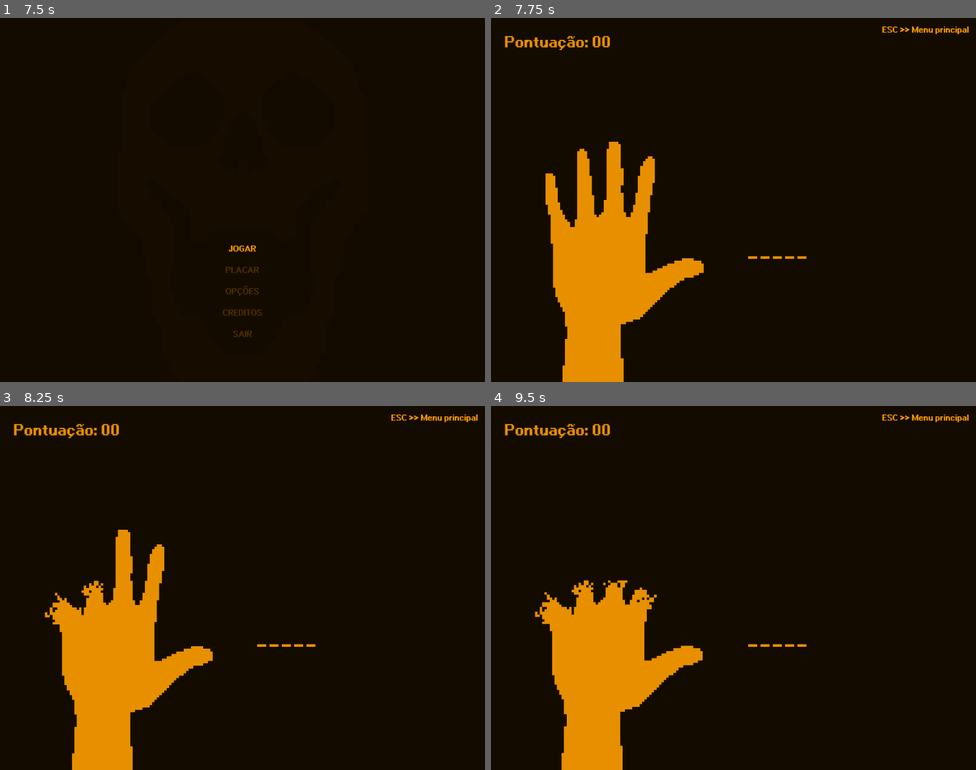
Above: before the commit, frames 1-4 (two rows, left to right).
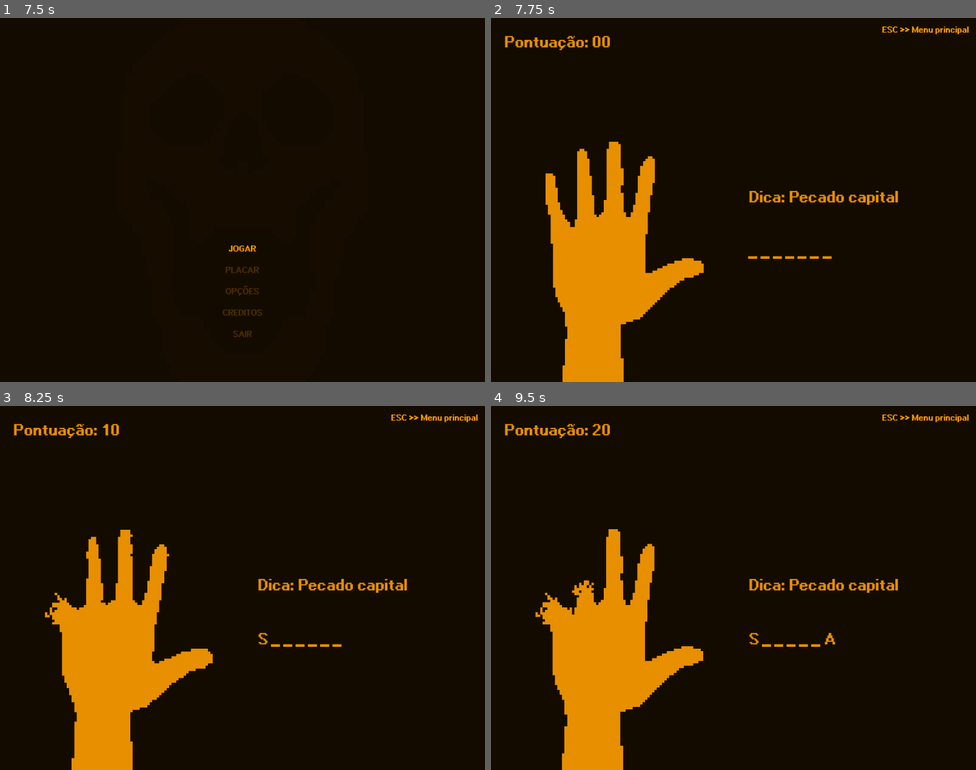
Above: after the commit, the same moments.

Repository: Pedro-Favela/HandMan
Game: Godot game, scene res://Scenes/splash_screen.tscn
The game is run twice, just before and just after one commit, with the same random seed, the same clock (stepped at 60 frames per second) and the same inputs.
Inputs:
- Up to frame 1 (7.5 s): tap Enter (ui_accept) at 0.5, 0.6, 0.77, 1.07, 1.25, 1.52, 1.55, 1.82, 2, 2.3, 2.85, 3.02, 3.32, 3.77, 3.8, 4.07, 4.52, 4.55, 4.82, 5.1, 5.75, 6.02, 6.05, 6.32, 6.5, 6.77, 6.8, 7.07, 7.25, 7.35 s; hold S 1.28-2.03 s; tap Z at 1.35, 3.6, 5.85 s; tap N at 2.1, 4.35, 6.6 s; hold A 3.53-5.03 s; tap Escape at 4.15 s; hold S 5.03-5.78 s
- Up to frame 2 (7.75 s): tap Enter (ui_accept) at 7.52 s
- Up to frame 3 (8.25 s): tap Enter (ui_accept) at 7.82 s; hold S from 8.03 s (still down); tap Z at 8.1 s
- Up to frame 4 (9.5 s): tap Enter (ui_accept) at 8.3, 9.02, 9.05, 9.32 s; release S at 8.78 s; hold A from 8.78 s (still down); tap N at 8.85 s

Frame 1 is identical in both runs. In frame 2, 0.5% of the frame differs, in the area x 53-84%, y 47-67%; in frame 3, 1.6%; in frame 4, 1.9%, in the area x 9-84%, y 5-100%.

Commit message:
Added hints

Diff:
--- a/Scenes/main.tscn
+++ b/Scenes/main.tscn
@@ -657,6 +657,16 @@
 fit_content = true
 metadata/_edit_use_anchors_ = true
 
+[node name="Hint" type="RichTextLabel" parent="."]
+offset_left = 543.0
+offset_top = 356.0
+offset_right = 999.0
+offset_bottom = 400.0
+theme = ExtResource("2_0hg1y")
+text = "Dica: "
+fit_content = true
+metadata/_edit_use_anchors_ = true
+
 [node name="EscToMainMenu" type="Label" parent="."]
 offset_left = 825.0
 offset_top = 13.0
--- a/Scripts/main.gd
+++ b/Scripts/main.gd
@@ -1,4 +1,47 @@
 extends Node2D
+
+# avareza, luxúria, ira, gula, inveja e preguiça
+
+var Words: Array= [
+	{
+		"hint":"Pecado capital",
+		"words":[
+			"SOBERBA",
+			"ORGULHO",
+			"AVAREZA",
+			"LUXURIA",
+			"IRA",
+			"GULA",
+			"INVEJA",
+			"PREGUICA"
+		]
+	},
+	{
+		"hint":"Natureza humana",
+		"words":[
+			"PECAR",
+			"MATAR",
+			"MORRER",
+			"SOFRER",
+			"SURTAR",
+			"MENTIR"
+		]
+	},
+	{
+		"hint":"Estado da alma",
+		"words":[
+			"ANGUSTIA",
+			"CULPA",
+			"LOUCURA",
+			"VAZIO",
+			"REMORSO",
+			"DESESPERO",
+			"SOLIDAO",
+			"ARREPENDIMENTO",
+			"VICIO"
+		]
+	}
+]
 
 var WordList: Array = [
 	"DEUS",
@@ -86,7 +129,7 @@
 					return
 			PLAYING:
 				if event.keycode == KEY_ESCAPE:
-					ShowMessage("Você tem certeza que quer sair? S/N")
+					ShowMessage("Você tem certeza? S/N")
 					AlphabetPlayer.play("AreYouSure")
 					GameState = AREYOUSURE
 					return
@@ -97,7 +140,7 @@
 			AREYOUSURE:
 				if event.keycode == KEY_S or InputMap.action_has_event("ui_accept",event):
 					AlphabetPlayer.play("S")
-					ReturnToMenu()
+					GetPlayerHighScore()
 					return
 				elif event.keycode == KEY_N:
 					$Message.hide()
@@ -105,7 +148,7 @@
 					return
 			HIGHSCORE:
 				if InputMap.action_has_event("ui_accept",event):
-					if HighScoreName.length() <= 0:
+					if HighScoreName.length() < 3:
 						SoundFx.play("RepeatedLetter")
 						return
 					Global.HighScoreTable += [{
@@ -114,7 +157,7 @@
 					}]
 
 					if Chances <= 0:
-						ShowMessage("TentarNovamente? S/N")
+						ShowMessage("Tentar novamente? S/N")
 						GameState = LOST
 					else:
 						ReturnToMenu()
@@ -170,7 +213,10 @@
 	$Hand.Fear += 1
 
 func GetRandomWord():
-	SecretWord = WordList.pick_random()
+	var Category = Words.pick_random()
+	SecretWord = Category.words.pick_random()
+	$Hint.text = "Dica: " + Category.hint
+	print(Category.hint+" >> "+SecretWord)
 	CurrentWord = ""
 	for n in SecretWord.length():
 		CurrentWord += "_"
